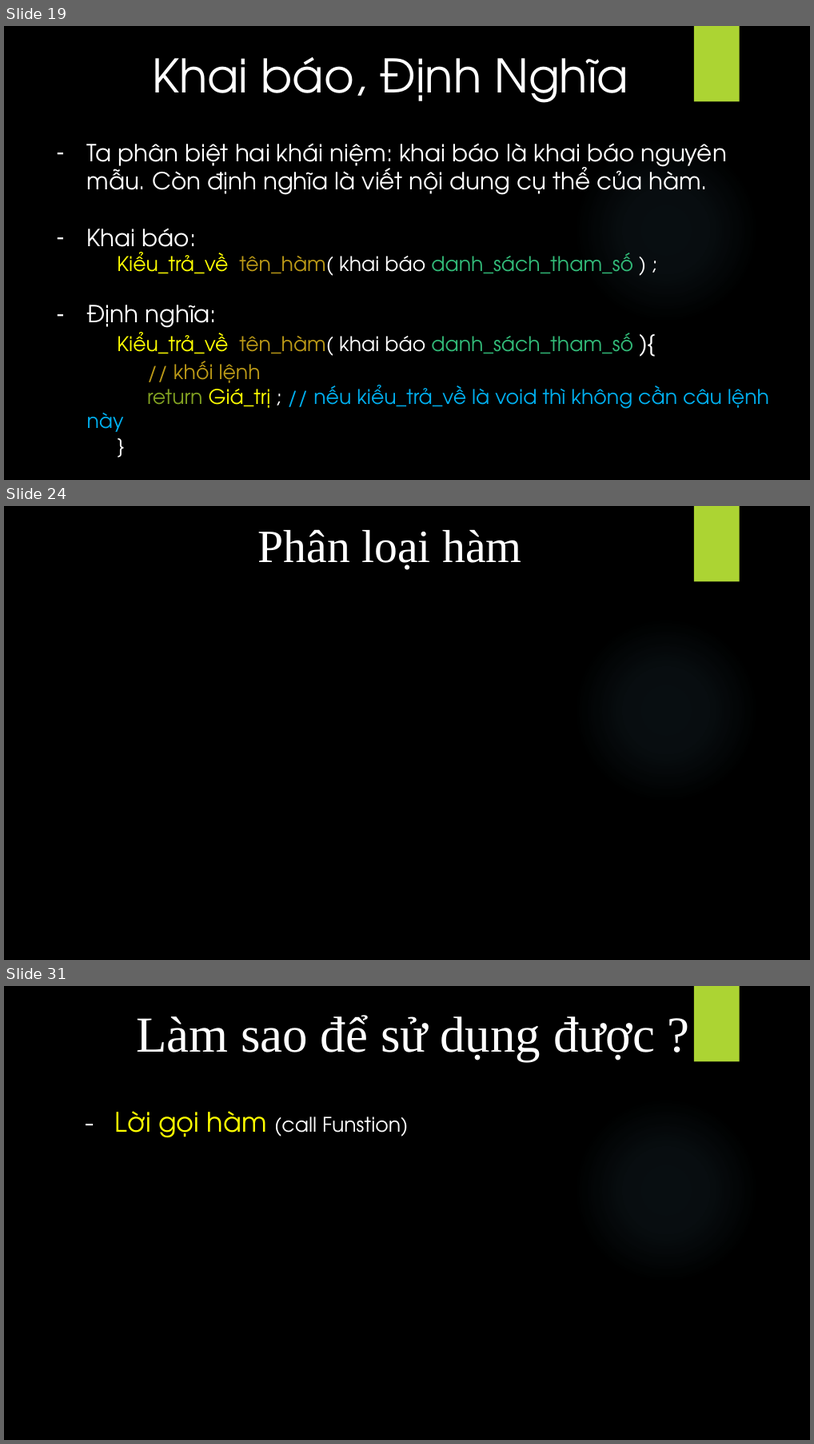
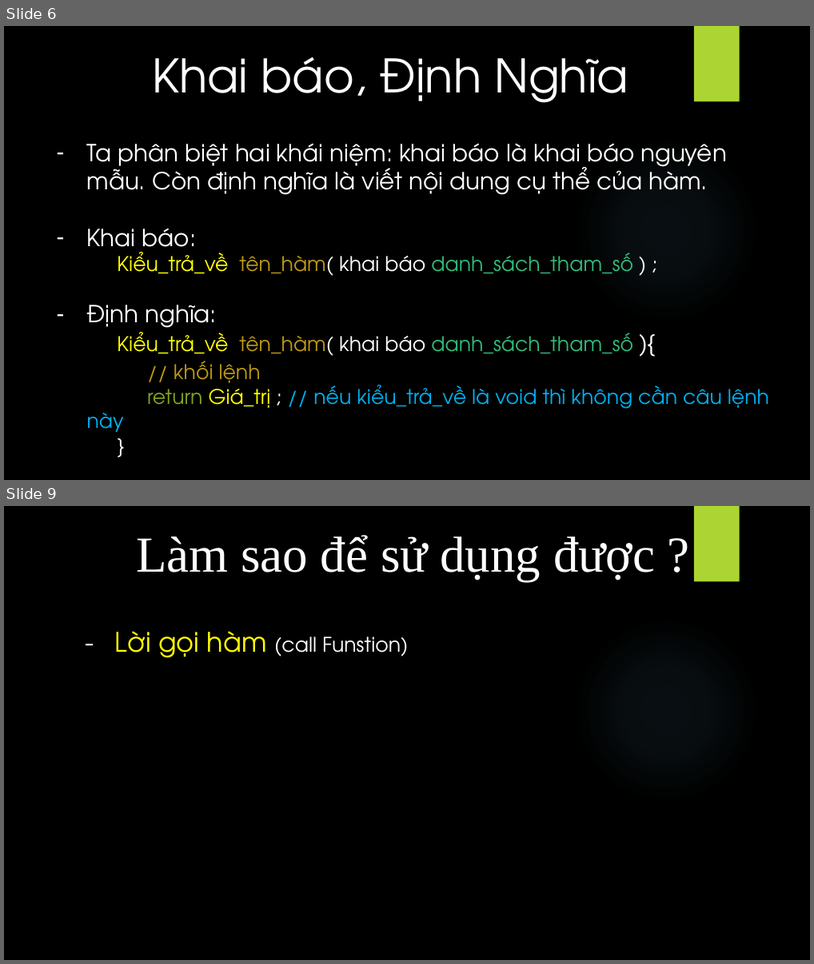
Before and after one commit to quocTuan02/demo, a slide deck: C/sile/Funstion.pptx. Shown one above the other, each under a label of ours: slides 19, 24 and 31 before the commit, slides 6 and 9 after it; the slides between them are not shown. The pictures are 814x1444 and 814x964 pixels, drawn with LibreOffice and Linux fonts; fonts in the diff are those of the drawing; background and template pictures are left out. Boxes give left, top, right and bottom in pixels: in the first picture for what was removed or moved away, otherwise in the second. Text is boxed around its words. In the diff, an @@ line names an element or a change of style, - is before the commit and + after.

```diff
--- a/C/sile/Funstion.pptx
+++ b/C/sile/Funstion.pptx
@@ slide 24 removed at <box>4,506,810,960</box>, background picture (left out); not listed: 2 template elements that a slide beside it also shows @@
@@ text removed at <box>258,529,522,570</box> @@
-Phân loại hàm
@@ what was slide 19 is now slide 6 @@
@@ what was slide 31 is now slide 9 @@
```
Also in this commit, not shown: 5 slides changed, 1 slide added, 21 other slides removed.
